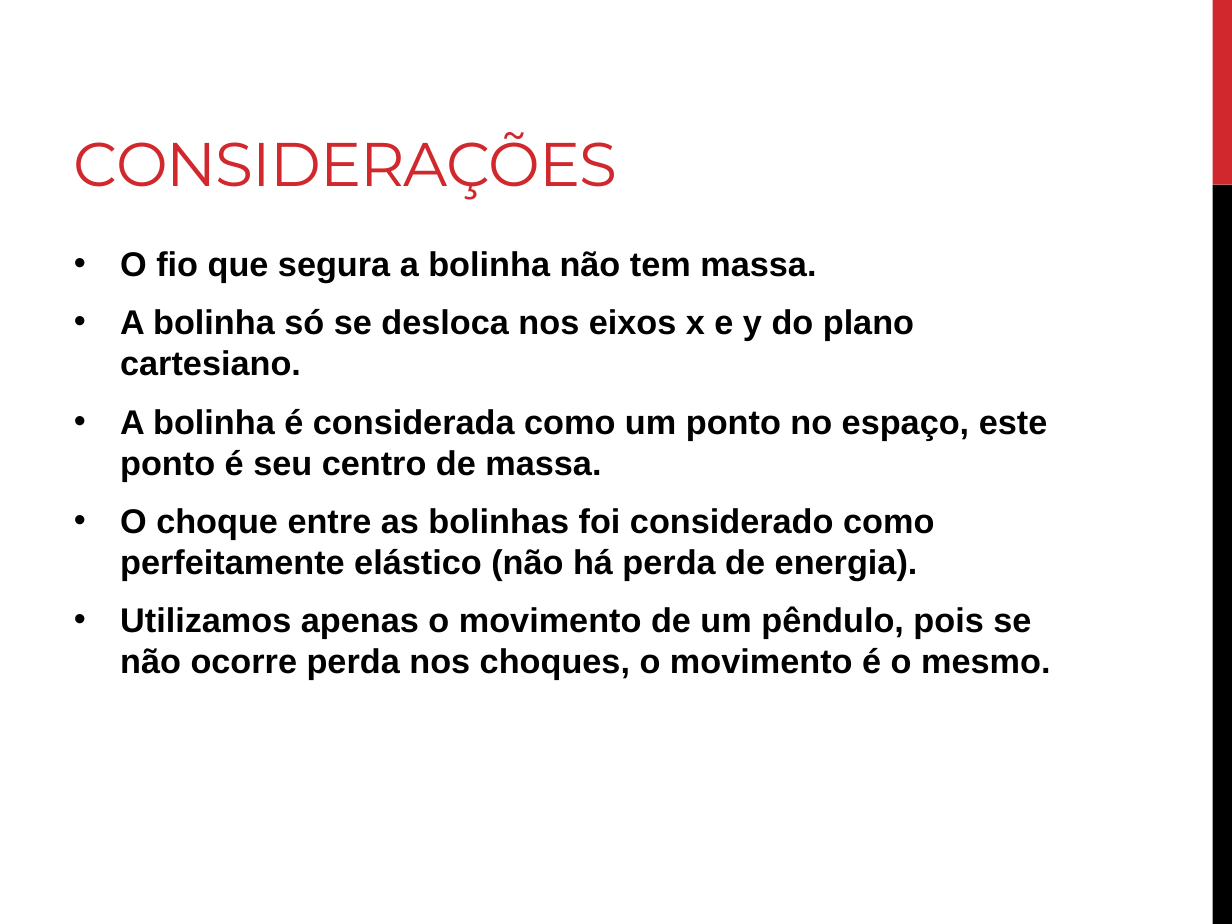
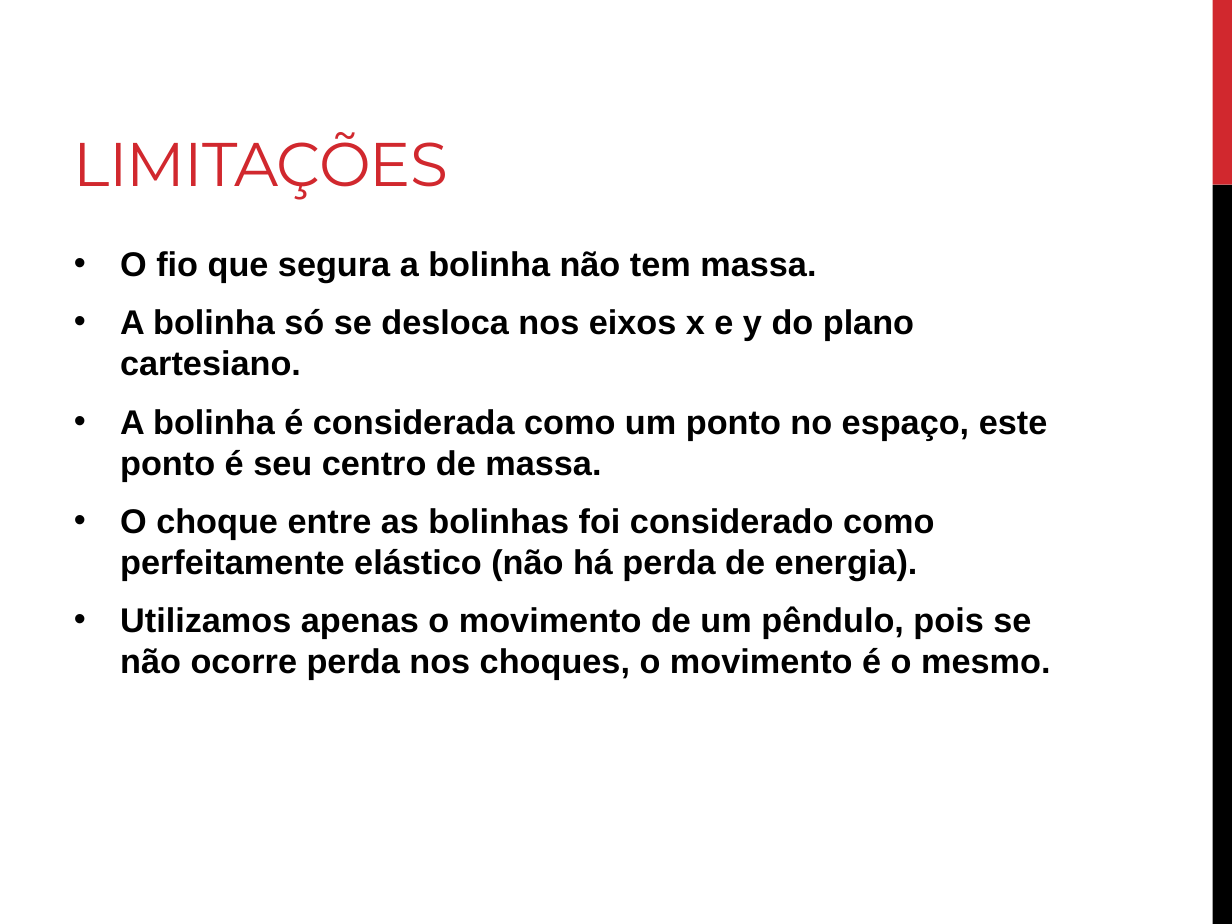
Before and after one commit to thegentil/Projeto_ModSim, a slide deck: slide 4 of Apresentação Final.pptx. Drawn at 1232x924 pixels with LibreOffice and Linux fonts; fonts in the diff are those of the drawing. Boxes give left, top, right and bottom in pixels: in the first picture for what was removed or moved away, otherwise in the second. Text is boxed around its words. In the diff, an @@ line names an element or a change of style, - is before the commit and + after.

```diff
--- a/Apresentação Final.pptx
+++ b/Apresentação Final.pptx
@@ title at (74, 132, 448, 200): text changed @@
-CONSIDERAÇÕES
+LIMITAÇÕES
```
Also in this commit, not shown: 2 other slides changed.
